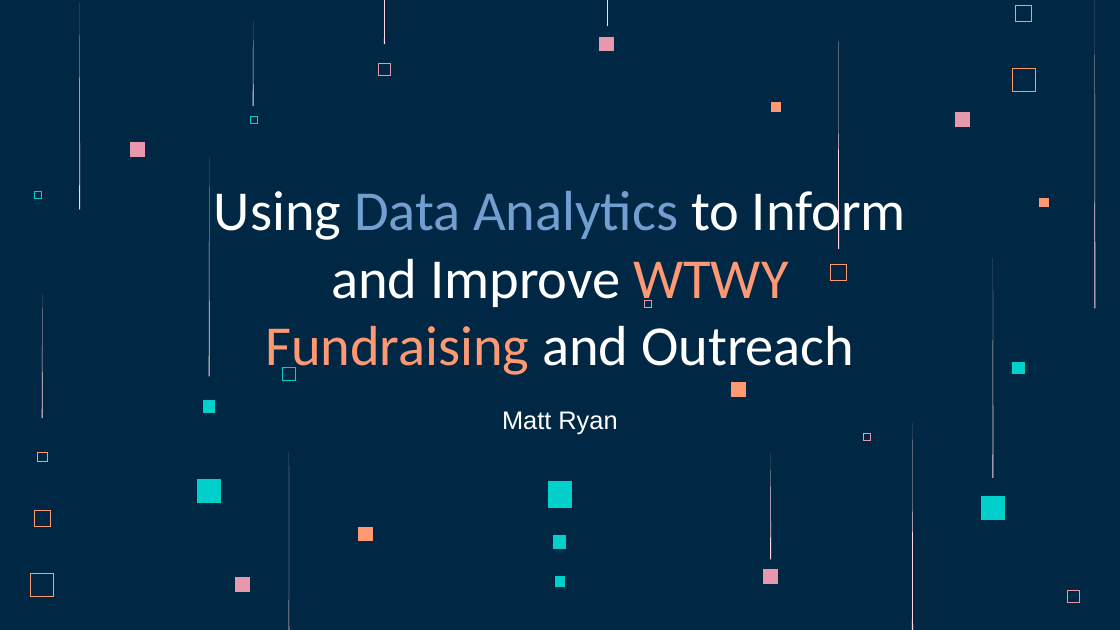
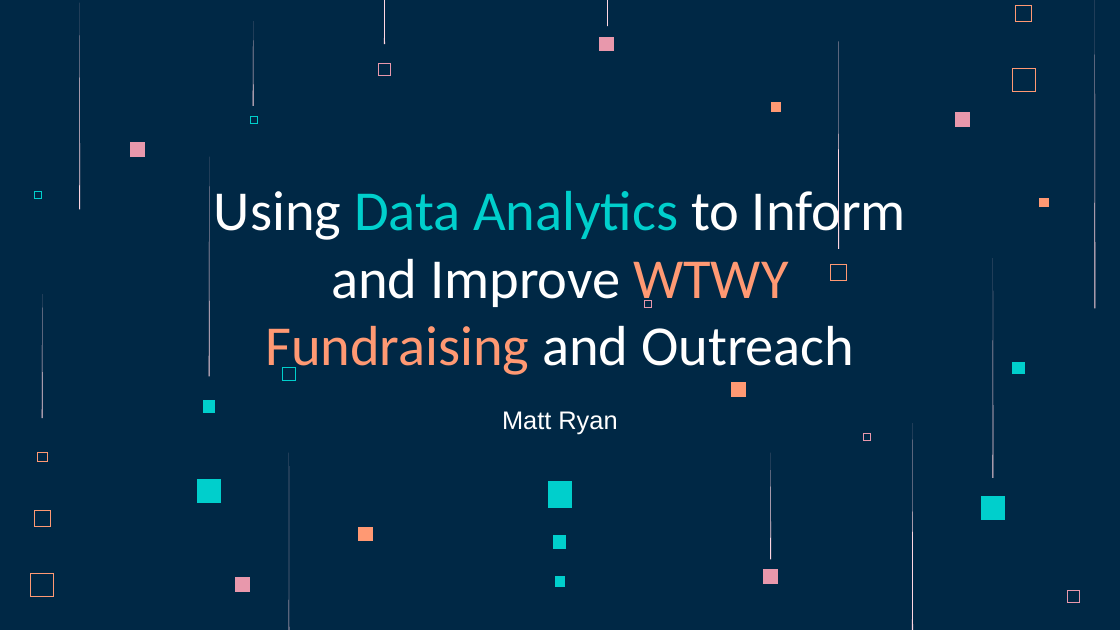
Before and after one commit to maneaterrbug/WTWY_metro_project_MR, a slide deck: slide 1 of deliverables/WTWY_Presentation.odp. Drawn at 1120x630 pixels with LibreOffice and Linux fonts; fonts in the diff are those of the drawing. Boxes give left, top, right and bottom in pixels: in the first picture for what was removed or moved away, otherwise in the second. Text is boxed around its words. In the diff, an @@ line names an element or a change of style, - is before the commit and + after.

```diff
--- a/deliverables/WTWY_Presentation.odp
+++ b/deliverables/WTWY_Presentation.odp
@@ title "Using Data Analytics to Inform ..." at (214,183,906,379): text colour #729FCF to #00CFCC in "Data Analytics" @@
```
Also in this commit, not shown: 1 other slide changed, 6 slides added, 5 slides removed, 2 other files.
